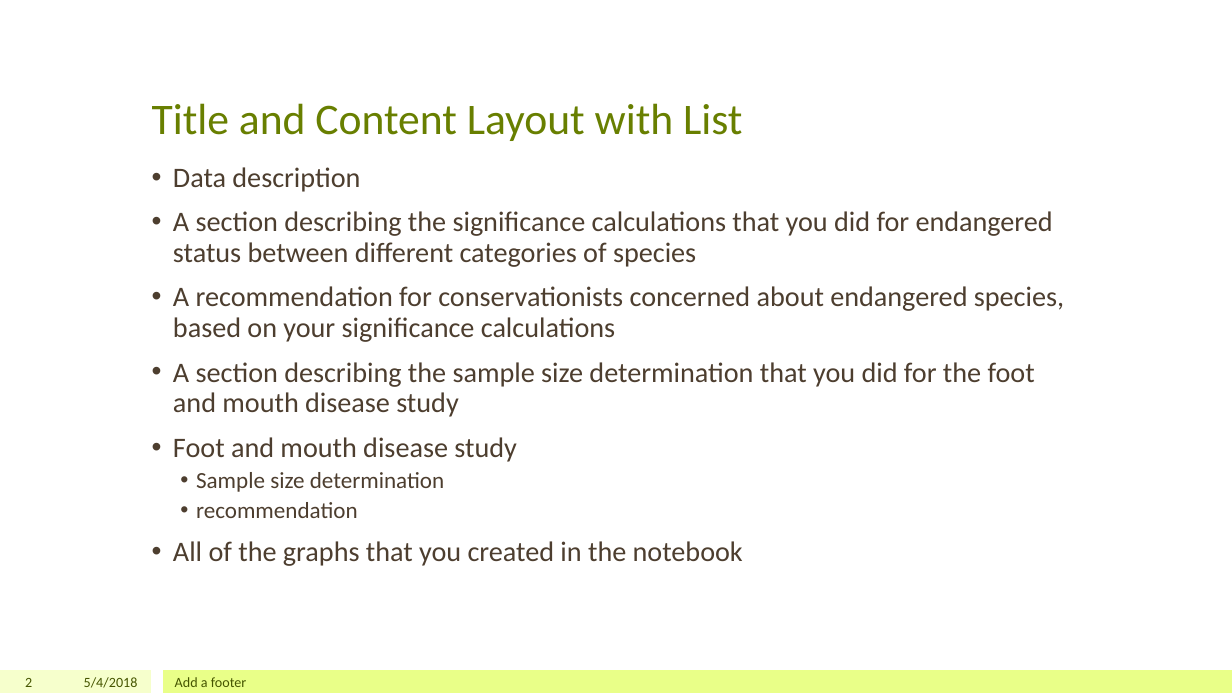
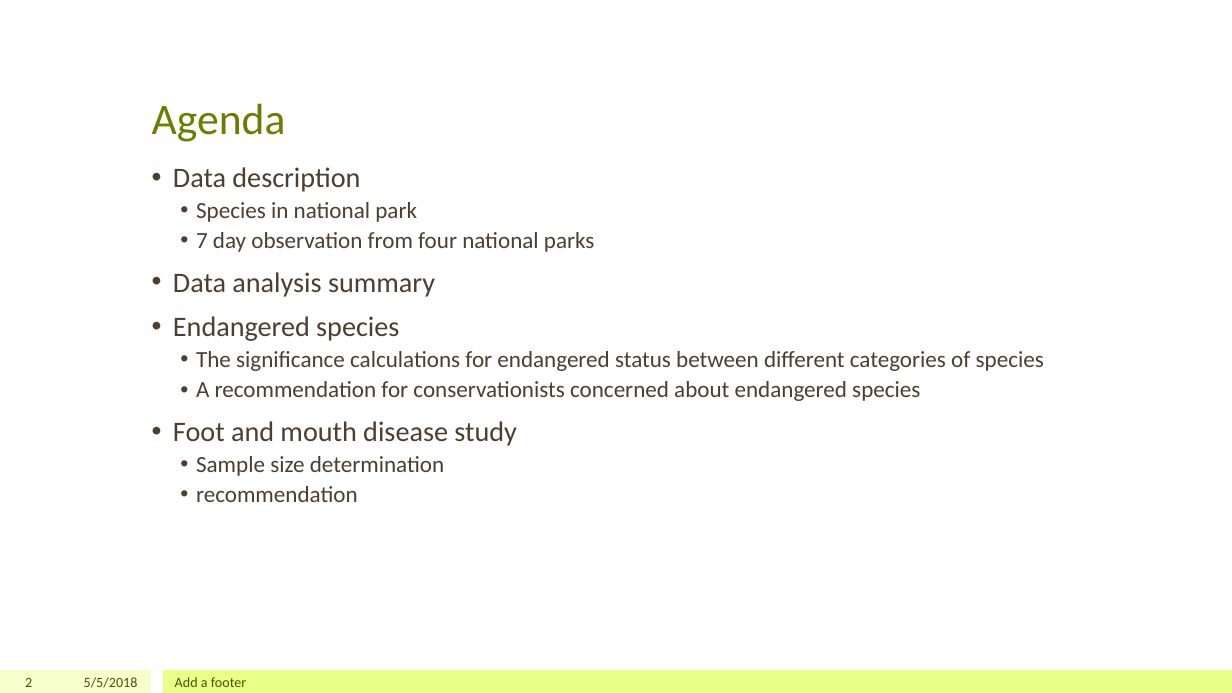
Before and after one commit to iamchristinelee/codeacademy, a slide deck: slide 2 of DataScience/Capstone/biodiversity.pptx. Drawn at 1232x693 pixels with LibreOffice and Linux fonts; fonts in the diff are those of the drawing. Boxes give left, top, right and bottom in pixels: in the first picture for what was removed or moved away, otherwise in the second. Text is boxed around its words. In the diff, an @@ line names an element or a change of style, - is before the commit and + after.

```diff
--- a/DataScience/Capstone/biodiversity.pptx
+++ b/DataScience/Capstone/biodiversity.pptx
@@ title at (152, 103, 286, 142): text changed @@
-Title and Content Layout with List
+Agenda
@@ text at (173, 202, 1044, 401): text changed; size 22 to 18 pt @@
-• A section describing the significance calculations that you did for endangered status between different categories of species
-• A recommendation for conservationists concerned about endangered species, based on your significance calculations
-• A section describing the sample size determination that you did for the foot and mouth disease study
+  • Species in national park
+  • 7 day observation from four national parks
+• Data analysis summary
+• Endangered species
+  • The significance calculations for endangered status between different categories of species
+  • A recommendation for conservationists concerned about endangered species
@@ text at (173, 541, 743, 566): paragraph removed @@
-• All of the graphs that you created in the notebook
@@ text at (84, 677, 138, 688): text changed @@
-5/4/2018
+5/5/2018
```
Also in this commit, not shown: 3 other slides changed, 6 slides added, 10 slides removed, 3 other files.
